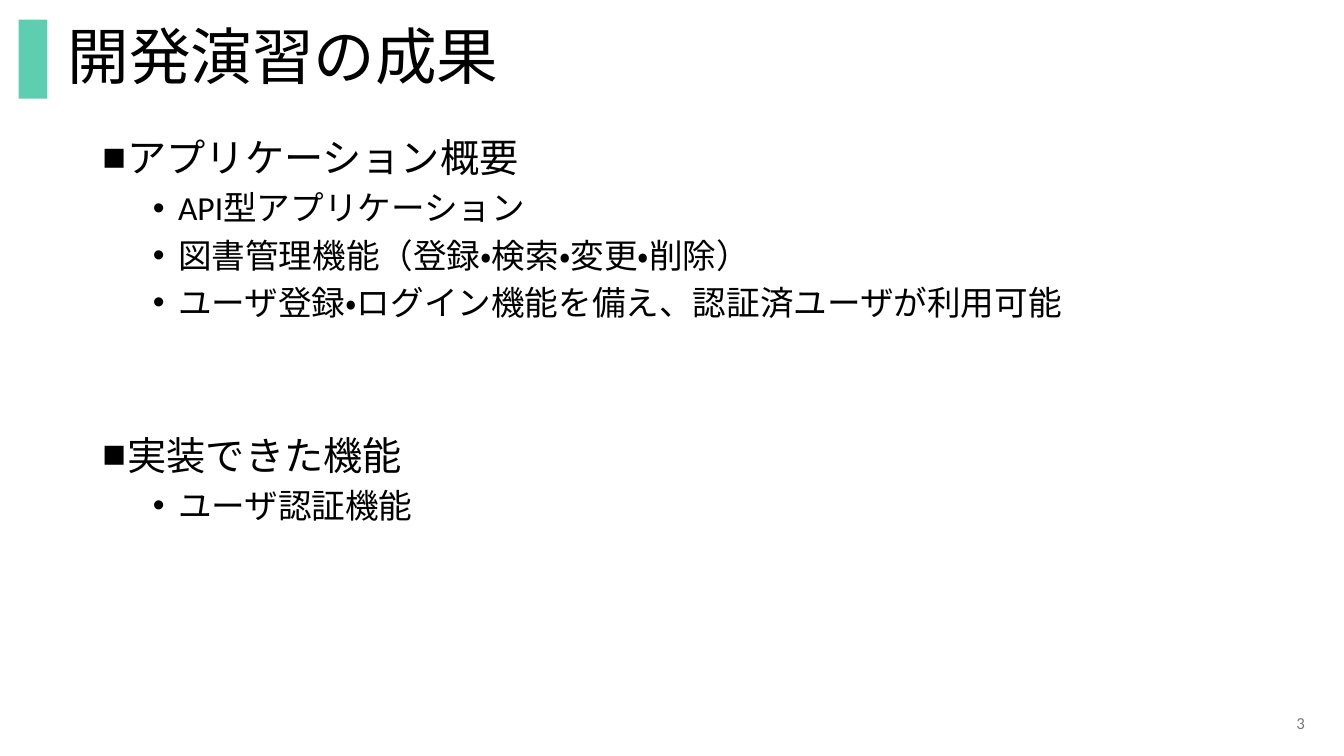
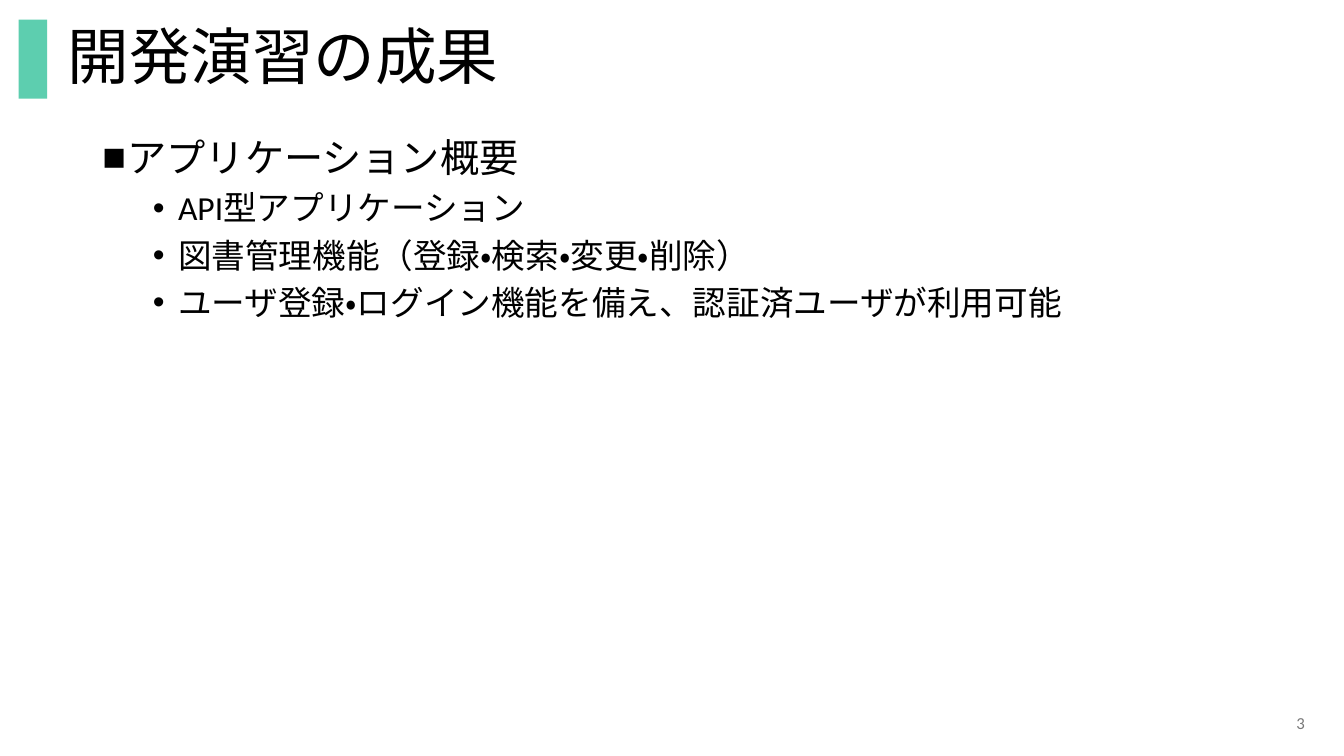
Before and after one commit to Keiichiro-Murayama/LibraryAPI, a slide deck: slide 3 of Docs/6月月次報告_WEMEX_村山.pptx. Drawn at 1344x756 pixels with LibreOffice and Linux fonts; fonts in the diff are those of the drawing. Boxes give left, top, right and bottom in pixels: in the first picture for what was removed or moved away, otherwise in the second. Text is boxed around its words. In the diff, an @@ line names an element or a change of style, - is before the commit and + after.

```diff
--- a/Docs/6月月次報告_WEMEX_村山.pptx
+++ b/Docs/6月月次報告_WEMEX_村山.pptx
@@ text at [128, 437, 413, 521]: paragraphs removed @@
-■ 実装できた機能
-  • ユーザ認証機能
```
Also in this commit, not shown: 5 other slides changed.
